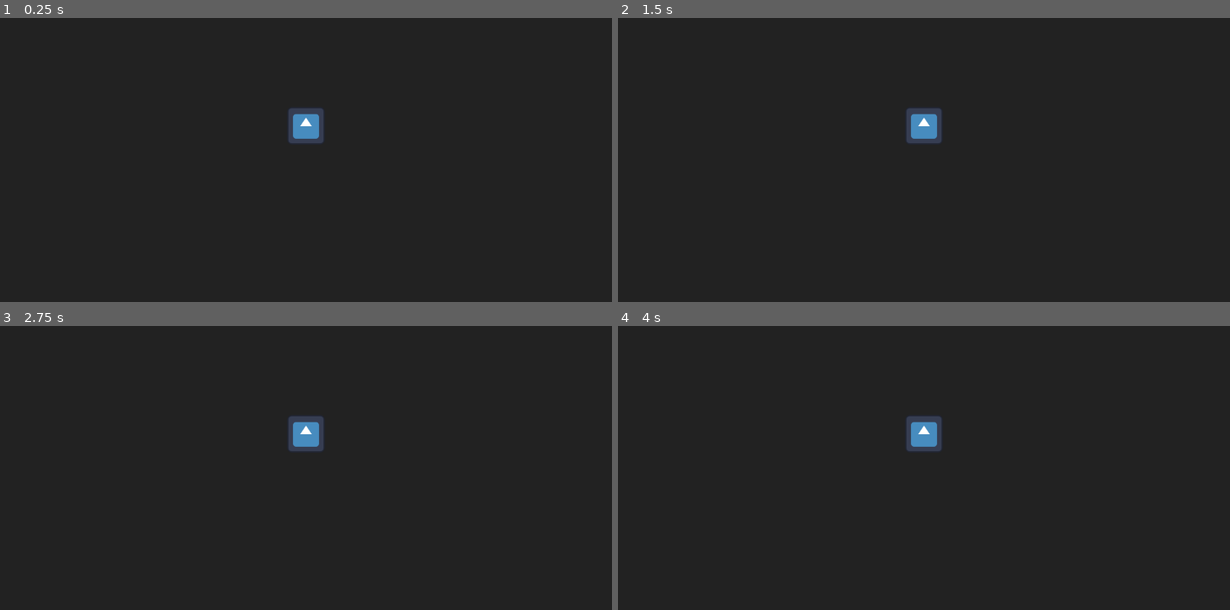
Above: before the commit, frames 1-4 (two rows, left to right).
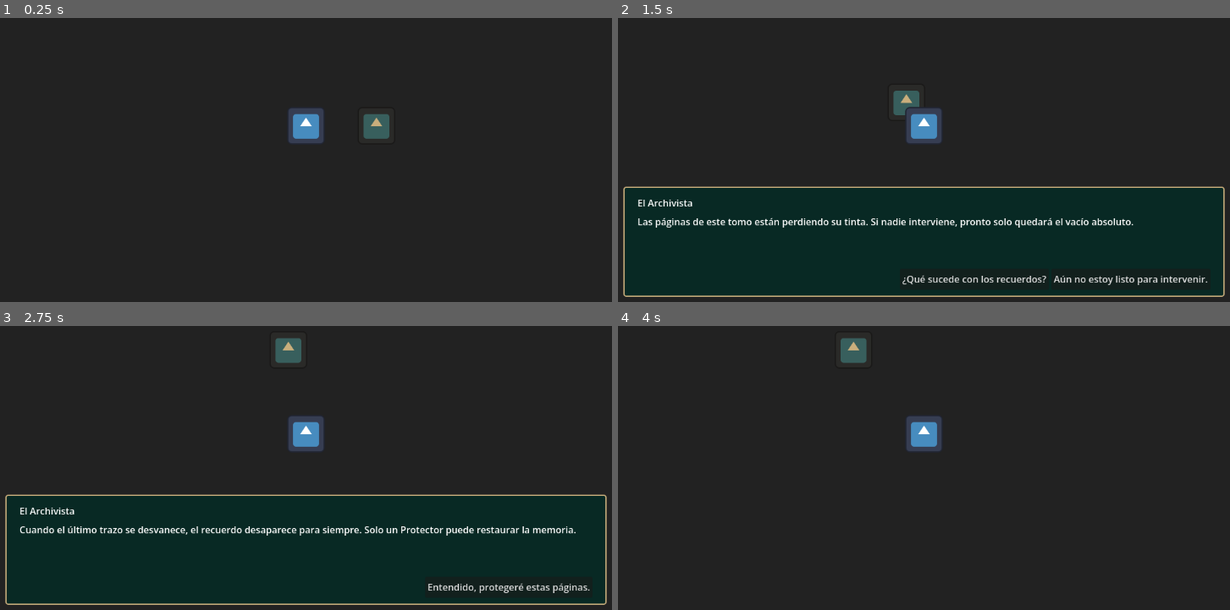
Above: after the commit, the same moments.

Repository: rualesana-046/Proyecto_videojuego_2D
Game: Godot game, scene res://scenes/levels/Level1.tscn
Same seed, same stepped clock (60 frames per second), same inputs: the game is played once before the commit and once after it. The engine's default icon, where the game draws it, is replaced by a stand-in: a white triangle on a blue panel in a dark square.
Inputs (mouse positions are in pixels of both pictures, inside the frame that each line leads up to):
- Up to frame 1 (0.25 s): no input
- Up to frame 2 (1.5 s): tap Enter at 0.5 s; hold D (move_right) 0.53-1.28 s; hold E (interact, bound only after the commit) 0.53-1.28 s; hold S (move_down) from 1.28 s (still down); tap E (interact, bound only after the commit) at 1.35 s
- Up to frame 3 (2.75 s): release S (move_down) at 2 s; click (354, 587) at 2 s, where only the run after the commit has a clickable "¿Qué sucede con los recuerdos?"
- Up to frame 4 (4 s): click (1125, 587) at 2.75 s, where only the run after the commit has a clickable "Entendido, protegeré estas pá…"; tap Space at 3.5 s; hold D (move_right) from 3.53 s (still down); hold E (interact, bound only after the commit) from 3.53 s (still down)

The runs differ from the first frame. In frame 1, 0.4% of the frame differs, in the area x 59-64%, y 33-43%; in frame 2, 35%; in frame 3, 37%, in the area x 0-100%, y 4-99%; in frame 4, 0.4%.

Commit message:
feat: implement interactive NPC entity and connect dialogue system

Diff:
--- a/project.godot
+++ b/project.godot
@@ -51,6 +51,11 @@
 , Object(InputEventKey,"resource_local_to_scene":false,"resource_name":"","device":-1,"window_id":0,"alt_pressed":false …(186 unchanged characters)…
 ]
 }
+interact={
+"deadzone": 0.5,
+"events": [Object(InputEventKey,"resource_local_to_scene":false,"resource_name":"","device":-1,"window_id":0,"alt_pressed":false,"shift_pressed":false,"ctrl_pressed":false,"meta_pressed":false,"pressed":false,"keycode":0,"physical_keycode":69,"key_label":0,"unicode":101,"location":0,"echo":false,"script":null)
+]
+}
 
 [rendering]
 
--- /dev/null
+++ b/scenes/entities/NPC.gd
@@ -0,0 +1,26 @@
+class_name NPC
+extends Area2D
+
+@export var dialogue_id: String = "start"
+
+var is_player_near: bool = false
+
+
+func _ready() -> void:
+	body_entered.connect(_on_body_entered)
+	body_exited.connect(_on_body_exited)
+
+
+func _input(event: InputEvent) -> void:
+	if is_player_near and not DialogueManager.is_dialogue_active and event.is_action_pressed("interact"):
+		DialogueManager.start_dialogue(dialogue_id)
+
+
+func _on_body_entered(body: Node2D) -> void:
+	if body is Player:
+		is_player_near = true
+
+
+func _on_body_exited(body: Node2D) -> void:
+	if body is Player:
+		is_player_near = false
--- /dev/null
+++ b/scenes/entities/NPC.tscn
@@ -0,0 +1,18 @@
+[gd_scene load_steps=4 format=3 uid="uid://f3n7r9x2m5p8w"]
+
+[ext_resource type="Script" path="res://scenes/entities/NPC.gd" id="1_npc_script"]
+[ext_resource type="Texture2D" path="res://icon.svg" id="2_npc_icon"]
+
+[sub_resource type="CircleShape2D" id="CircleShape2D_detection"]
+radius = 56.0
+
+[node name="NPC" type="Area2D"]
+script = ExtResource("1_npc_script")
+
+[node name="Sprite2D" type="Sprite2D" parent="."]
+modulate = Color(0.788235, 0.682353, 0.486275, 1)
+scale = Vector2(0.5, 0.5)
+texture = ExtResource("2_npc_icon")
+
+[node name="CollisionShape2D" type="CollisionShape2D" parent="."]
+shape = SubResource("CircleShape2D_detection")
--- a/scenes/levels/Level1.tscn
+++ b/scenes/levels/Level1.tscn
@@ -1,6 +1,8 @@
-[gd_scene format=3 uid="uid://c4lan2m6v8x1p"]
+[gd_scene load_steps=4 format=3 uid="uid://c4lan2m6v8x1p"]
 
 [ext_resource type="PackedScene" uid="uid://b8m3x7p2laq1w" path="res://scenes/entities/Player.tscn" id="1_player_scene"]
+[ext_resource type="PackedScene" uid="uid://f3n7r9x2m5p8w" path="res://scenes/entities/NPC.tscn" id="2_npc_scene"]
+[ext_resource type="PackedScene" uid="uid://e7p4r2n8x5m1q" path="res://scenes/ui/DialogueOverlay.tscn" id="3_dialogue_overlay_scene"]
 
 [node name="Level1" type="Node2D" unique_id=123768958]
 
@@ -11,4 +13,9 @@
 offset_bottom = 999.0
 color = Color(0.133333, 0.133333, 0.133333, 1)
 
+[node name="NPC" parent="." instance=ExtResource("2_npc_scene")]
+position = Vector2(120, 0)
+
 [node name="Player" parent="." unique_id=162365422 instance=ExtResource("1_player_scene")]
+
+[node name="DialogueOverlay" parent="." instance=ExtResource("3_dialogue_overlay_scene")]
